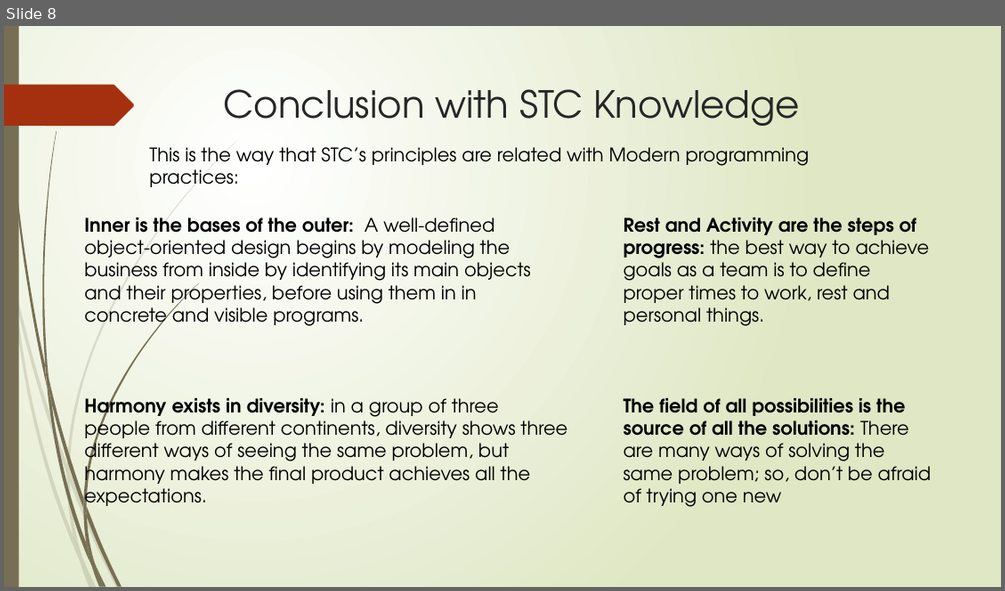
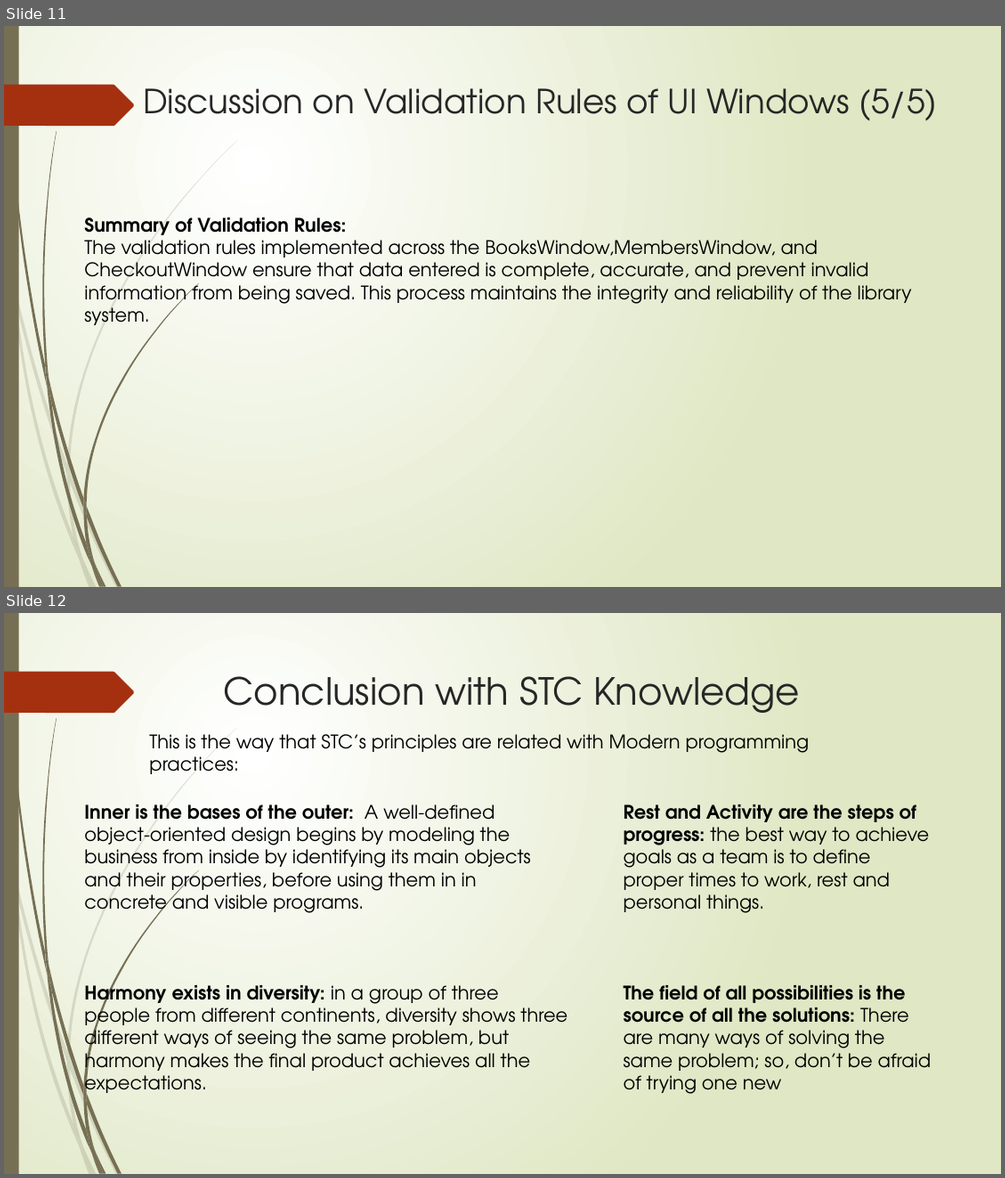
Before and after one commit to devmarwane/library-management, a slide deck: doc/Group 2 Library Management System.pptx. Shown one above the other, each under a label of ours: slide 8 before the commit, slides 11 and 12 after it. The pictures are 1005x591 and 1005x1178 pixels, drawn with LibreOffice and Linux fonts; fonts in the diff are those of the drawing. Boxes give left, top, right and bottom in pixels: in the first picture for what was removed or moved away, otherwise in the second. Text is boxed around its words. In the diff, an @@ line names an element or a change of style, - is before the commit and + after.

Commit message:
include validation rules

```diff
--- a/doc/Group 2 Library Management System.pptx
+++ b/doc/Group 2 Library Management System.pptx
@@ slide 11 added at (x1=4, y1=26, x2=1001, y2=587), background gradient #FFFFFF to #DFE8C4; not listed: 24 template elements that a slide beside it also shows @@
@@ title added at (x1=143, y1=88, x2=937, y2=120), 32 pt, text #262626 @@
+Discussion on Validation Rules of UI Windows (5/5)
@@ text added at (x1=84, y1=217, x2=912, y2=325), 18 pt, text #000000 @@
+Summary of Validation Rules:
+The validation rules implemented across the BooksWindow,MembersWindow, and CheckoutWindow ensure that data entered is complete, accurate, and prevent invalid information from being saved. This process maintains the integrity and reliability of the library system.
@@ what was slide 8 is now slide 12 @@
```
Also in this commit, not shown: 4 other slides added, 1 slide removed.
